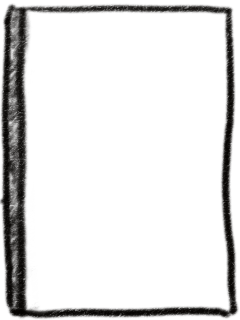
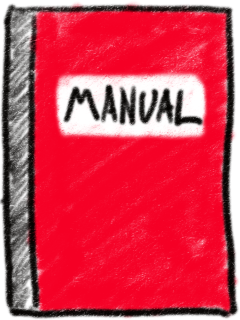
Layered file, before and after one edit (w=240, h=320). Changes by layer:
hid "rightoutline" over 13, 0, 240, 320
showed "Paint Layer 1" over 13, 0, 240, 320
showed "Paint Layer 4" over 13, 64, 237, 192
showed "Paint Layer 3" over 13, 64, 237, 192
showed "Paint Layer 2" over 13, 0, 240, 320
